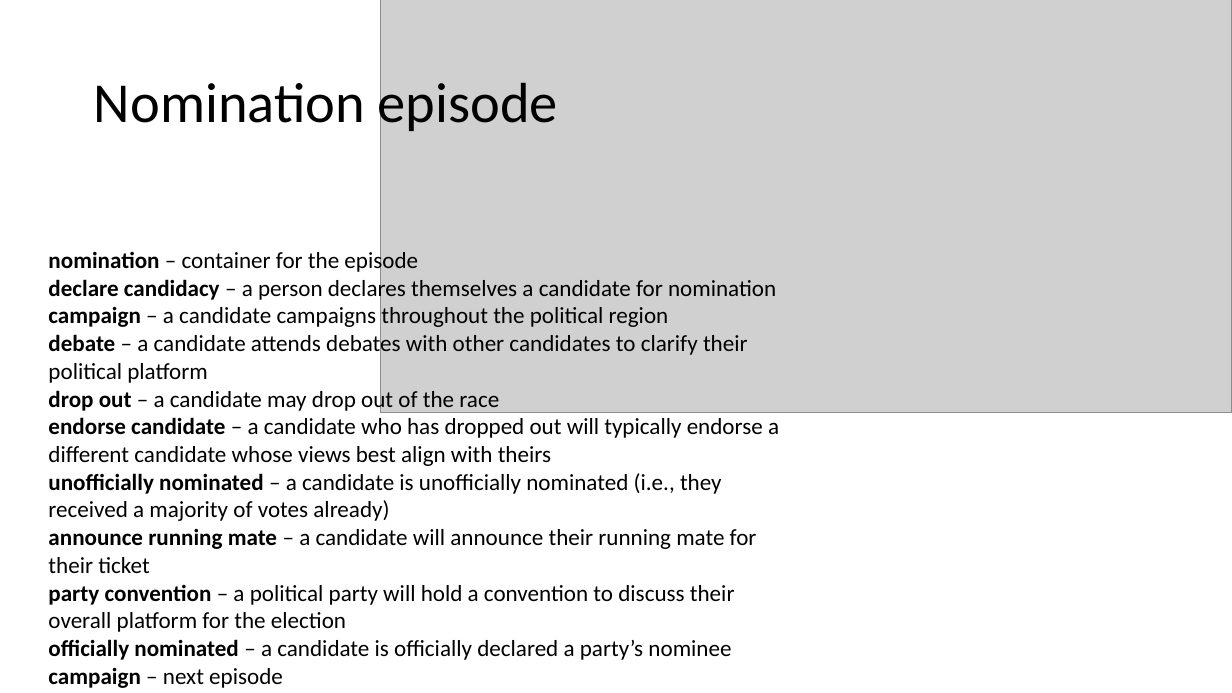
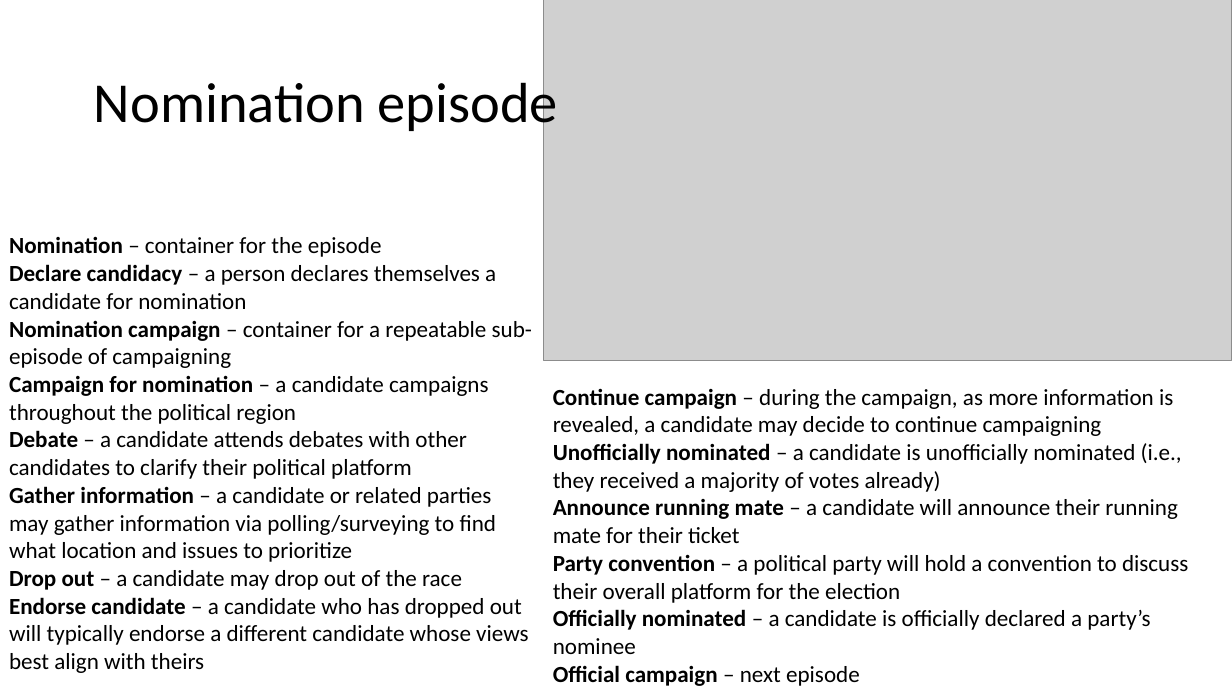
Before and after one commit to RESIN-KAIROS/schemalib, a slide deck: slide 3 of hrf/election.pptx. Drawn at 1232x693 pixels with LibreOffice and Linux fonts; fonts in the diff are those of the drawing; grey boxes stand for pictures. Boxes give left, top, right and bottom in pixels: in the first picture for what was removed or moved away, otherwise in the second. Text is boxed around its words. In the diff, an @@ line names an element or a change of style, - is before the commit and + after.

Commit message:
update election hrf

```diff
--- a/hrf/election.pptx
+++ b/hrf/election.pptx
@@ picture: place and size @@
-picture at <box>381,0,1232,412</box>
+picture at <box>543,0,1232,360</box>
@@ text at <box>9,236,532,673</box>: text changed @@
-nomination – container for the episode
-declare candidacy – a person declares themselves a candidate for nomination
-campaign – a candidate campaigns throughout the political region
-debate – a candidate attends debates with other candidates to clarify their political platform
-drop out – a candidate may drop out of the race
-endorse candidate – a candidate who has dropped out will typically endorse a different candidate whose views best align with theirs
-unofficially nominated – a candidate is unofficially nominated (i.e., they received a majority of votes already)
-announce running mate – a candidate will announce their running mate for their ticket
-party convention – a political party will hold a convention to discuss their overall platform for the election
-officially nominated – a candidate is officially declared a party’s nominee
-campaign – next episode
+Nomination – container for the episode
+Declare candidacy – a person declares themselves a candidate for nomination
+Nomination campaign – container for a repeatable sub-episode of campaigning
+Campaign for nomination – a candidate campaigns throughout the political region
+Debate – a candidate attends debates with other candidates to clarify their political platform
+Gather information – a candidate or related parties may gather information via polling/surveying to find what location and issues to prioritize
+Drop out – a candidate may drop out of the race
+Endorse candidate – a candidate who has dropped out will typically endorse a different candidate whose views best align with theirs
@@ text added at <box>553,388,1188,686</box>, 18 pt, text #000000 @@
+Continue campaign – during the campaign, as more information is revealed, a candidate may decide to continue campaigning
+Unofficially nominated – a candidate is unofficially nominated (i.e., they received a majority of votes already)
+Announce running mate – a candidate will announce their running mate for their ticket
+Party convention – a political party will hold a convention to discuss their overall platform for the election
+Officially nominated – a candidate is officially declared a party’s nominee
+Official campaign – next episode
```
Also in this commit, not shown: 4 other slides changed.
